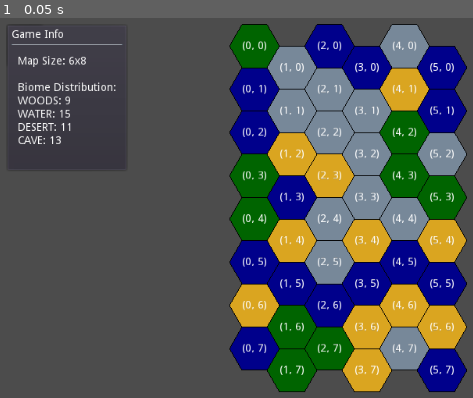
Above: before the commit, frame 1.
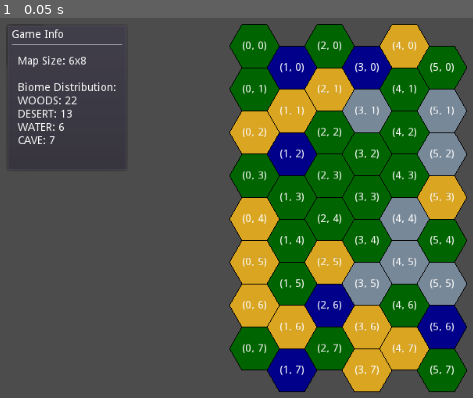
Above: after the commit, the same moment.

Repository: vgMonky/hexa_survival
Game: Godot game, scene res://hex_survival/main.tscn
The game is run twice, just before and just after one commit, with the same random seed, the same clock (stepped at 60 frames per second) and the same inputs.
Inputs:
- Up to frame 1 (0.05 s): no input

The runs differ from the first frame. In frame 1, 32% of the frame differs, in the area x 3-99%, y 1-99%.

Commit message:
biomes now have % chance to spawn

Diff:
--- a/hex_survival/game/data/biome_types.gd
+++ b/hex_survival/game/data/biome_types.gd
@@ -1,4 +1,3 @@
-# game/data/biome_types.gd
 class_name BiomeTypes
 extends Reference
 
@@ -6,6 +5,7 @@
 	"WOODS": {
 		"color": Color.darkgreen,
 		"walkable": true,
+		"spawn_chance": 0.6,  #chance to spawn
 		"resources": {
 			"wood": 0.9  # 90% chance
 		}
@@ -13,6 +13,7 @@
 	"CAVE": {
 		"color": Color.lightslategray,
 		"walkable": true,
+		"spawn_chance": 0.2,  # chance to spawn
 		"resources": {
 			"rock": 0.9,  # 90% chance
 			"iron": 0.2   # 20% chance
@@ -21,19 +22,32 @@
 	"DESERT": {
 		"color": Color.goldenrod,
 		"walkable": true,
+		"spawn_chance": 0.3,
 		"resources": {}  # no resources
 	},
 	"WATER": {
 		"color": Color.darkblue,
 		"walkable": false,
+		"spawn_chance": 0.3,
 		"resources": {}  # no resources
 	}
 }
 
-# Helper function to get random biome type
+# Helper function to get random biome type using spawn chances
 static func get_random_type() -> String:
-	var types = TYPES.keys()
-	return types[randi() % types.size()]
+	var total_chance := 0.0
+	for type in TYPES:
+		total_chance += TYPES[type].spawn_chance
+
+	var roll = randf() * total_chance
+	var current_total := 0.0
+
+	for type in TYPES:
+		current_total += TYPES[type].spawn_chance
+		if roll <= current_total:
+			return type
+
+	return "DESERT"  # Fallback
 
 # Helper function to get biome data
 static func get_data(biome_type: String) -> Dictionary:
